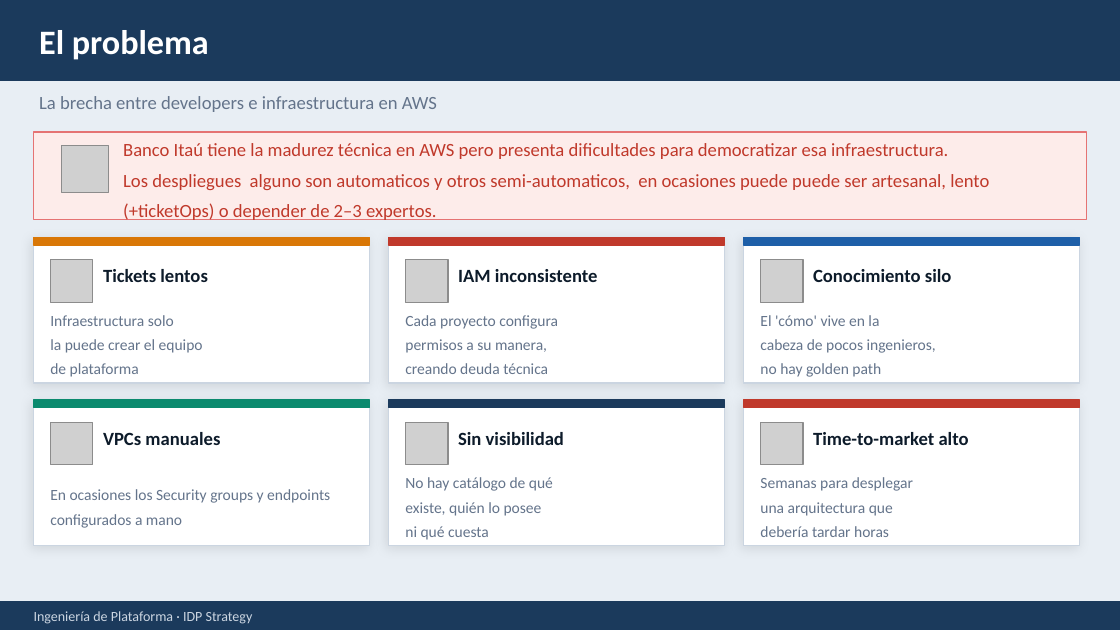
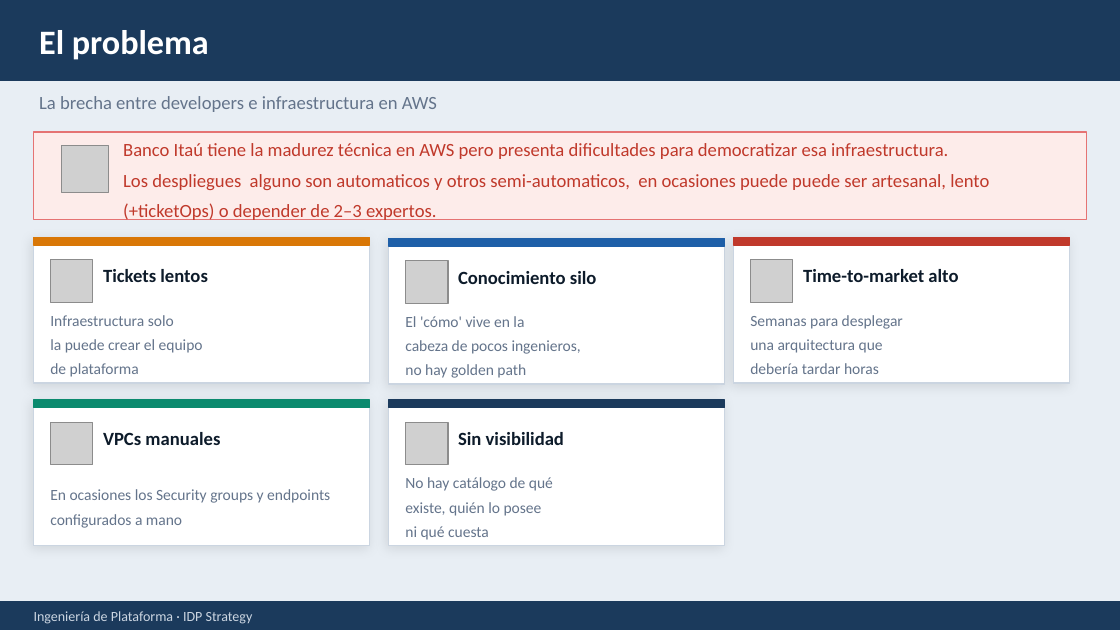
Before and after one commit to demos-and-pilots/port-aws-golden-path, a slide deck: slide 3 of presentation/IDP_Strategy_Port_CFN_GitHubActions.pptx. Drawn at 1120x630 pixels with LibreOffice and Linux fonts; fonts in the diff are those of the drawing; grey boxes stand for pictures. Boxes give left, top, right and bottom in pixels: in the first picture for what was removed or moved away, otherwise in the second. Text is boxed around its words. In the diff, an @@ line names an element or a change of style, - is before the commit and + after.

```diff
--- a/presentation/IDP_Strategy_Port_CFN_GitHubActions.pptx
+++ b/presentation/IDP_Strategy_Port_CFN_GitHubActions.pptx
@@ 2 texts, 2 rectangles, 1 picture: place and size @@
-2 texts, 2 rectangles, 1 picture at (744,237,1080,383)
+2 texts, 2 rectangles, 1 picture at (389,239,725,384)
@@ rectangle removed at (389,237,725,383) @@
@@ rectangle removed at (389,237,725,245) @@
@@ rectangle: place and size @@
-rectangle at (744,400,1080,545)
+rectangle at (734,237,1070,383)
@@ rectangle: place and size @@
-rectangle at (744,400,1080,408)
+rectangle at (734,237,1070,245)
@@ text removed at (458,269,598,282) @@
-IAM inconsistente
@@ text removed at (405,315,558,374) @@
-Cada proyecto configura
-permisos a su manera,
-creando deuda técnica
@@ 2 texts, 1 picture: place and size @@
-2 texts, 1 picture at (760,422,969,537)
+2 texts, 1 picture at (750,260,958,374)
```
Also in this commit, not shown: 6 other slides changed, 2 slides added, 3 other files.
